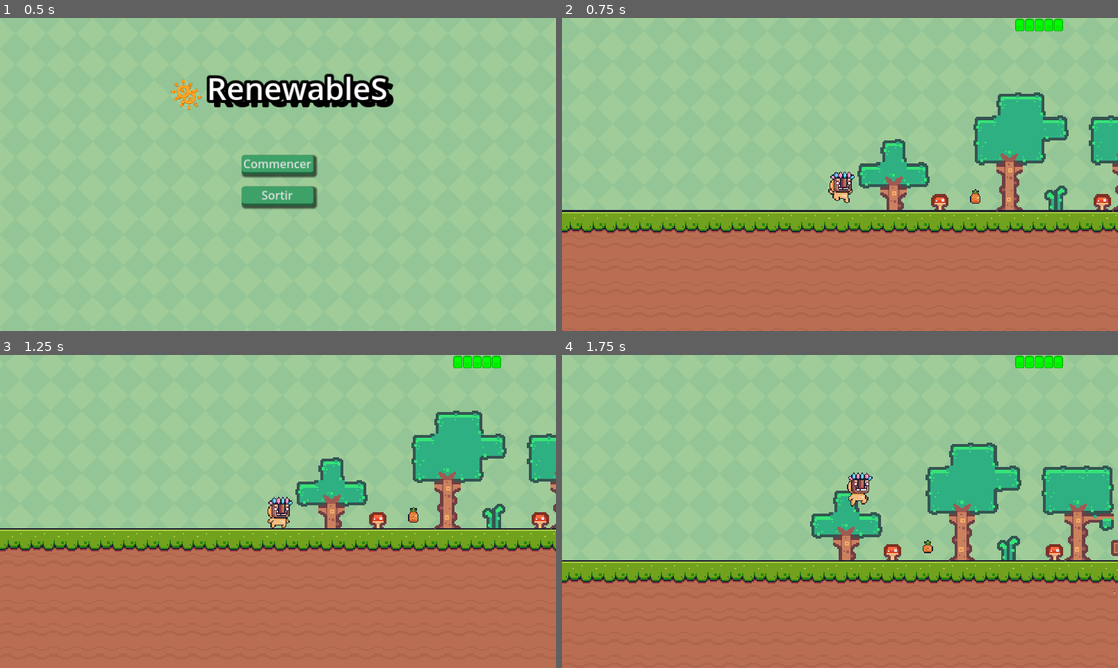
Above: before the commit, frames 1-4 (two rows, left to right).
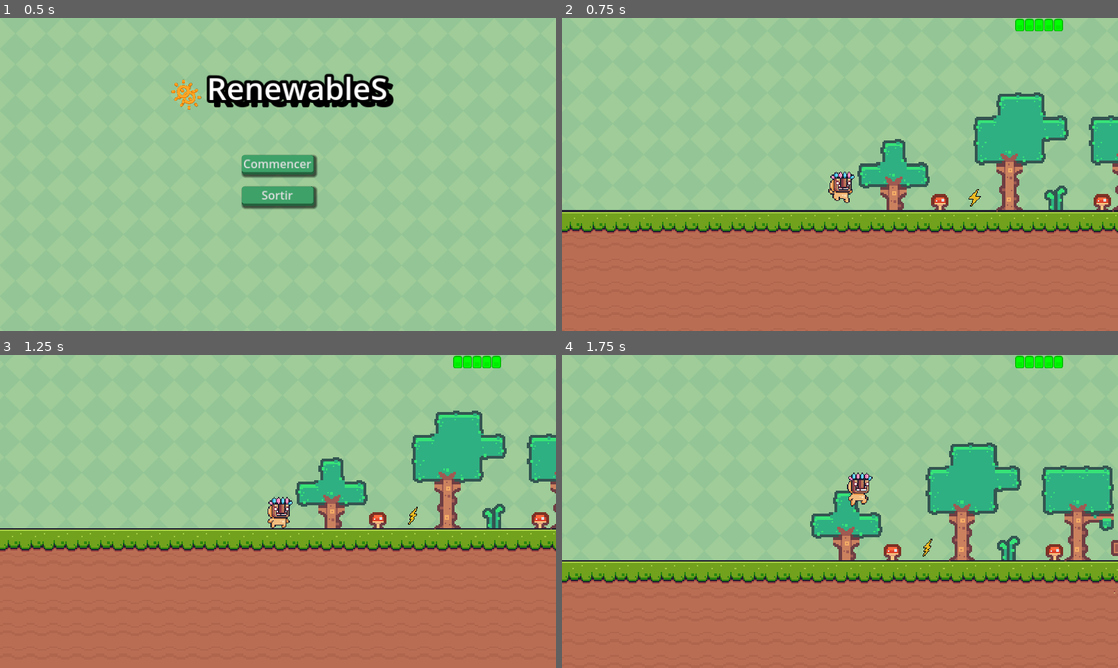
Above: after the commit, the same moments.

Repository: Intersmester-game-dev-imt/Renewables
Game: Godot game, scene res://scenes/menu.tscn
Same seed, same stepped clock (60 frames per second), same inputs: the game is played once before the commit and once after it.
Inputs:
- Up to frame 1 (0.5 s): no input
- Up to frame 2 (0.75 s): click "Commencer" at 0.5 s
- Up to frame 3 (1.25 s): no input
- Up to frame 4 (1.75 s): hold Right (right) from 1.28 s (still down); tap E (interact) at 1.35 s; tap Up (jump) at 1.52 s

Frame 1 is identical in both runs. In frame 2, less than 0.1% of the frame differs, in the area x 73-76%, y 54-61%; in frame 3, less than 0.1%, in the area x 73-76%, y 48-55%; in frame 4, less than 0.1%.

Commit message:
Add of animated lightning

Diff:
--- a/scenes/collectible.tscn
+++ b/scenes/collectible.tscn
@@ -1,129 +1,41 @@
-[gd_scene load_steps=22 format=3 uid="uid://dwv6ixhh0bj74"]
+[gd_scene load_steps=6 format=3 uid="uid://dwv6ixhh0bj74"]
 
-[ext_resource type="Texture2D" uid="uid://c7a7f31hcovke" path="res://assets/collectibles/Pineapple.png" id="1_6qs1h"]
 [ext_resource type="Script" path="res://scripts/collectible.gd" id="1_v5ha1"]
-
-[sub_resource type="AtlasTexture" id="AtlasTexture_okf5d"]
-atlas = ExtResource("1_6qs1h")
-region = Rect2(0, 0, 32, 32)
-
-[sub_resource type="AtlasTexture" id="AtlasTexture_w6gcx"]
-atlas = ExtResource("1_6qs1h")
-region = Rect2(32, 0, 32, 32)
-
-[sub_resource type="AtlasTexture" id="AtlasTexture_axtif"]
-atlas = ExtResource("1_6qs1h")
-region = Rect2(64, 0, 32, 32)
-
-[sub_resource type="AtlasTexture" id="AtlasTexture_njgsw"]
-atlas = ExtResource("1_6qs1h")
-region = Rect2(96, 0, 32, 32)
-
-[sub_resource type="AtlasTexture" id="AtlasTexture_6ca0h"]
-atlas = ExtResource("1_6qs1h")
-region = Rect2(128, 0, 32, 32)
-
-[sub_resource type="AtlasTexture" id="AtlasTexture_xfoco"]
-atlas = ExtResource("1_6qs1h")
-region = Rect2(160, 0, 32, 32)
-
-[sub_resource type="AtlasTexture" id="AtlasTexture_42q6h"]
-atlas = ExtResource("1_6qs1h")
-region = Rect2(192, 0, 32, 32)
-
-[sub_resource type="AtlasTexture" id="AtlasTexture_ghycc"]
-atlas = ExtResource("1_6qs1h")
-region = Rect2(224, 0, 32, 32)
-
-[sub_resource type="AtlasTexture" id="AtlasTexture_giw66"]
-atlas = ExtResource("1_6qs1h")
-region = Rect2(256, 0, 32, 32)
-
-[sub_resource type="AtlasTexture" id="AtlasTexture_xur4j"]
-atlas = ExtResource("1_6qs1h")
-region = Rect2(288, 0, 32, 32)
-
-[sub_resource type="AtlasTexture" id="AtlasTexture_vql0h"]
-atlas = ExtResource("1_6qs1h")
-region = Rect2(320, 0, 32, 32)
-
-[sub_resource type="AtlasTexture" id="AtlasTexture_lhqk6"]
-atlas = ExtResource("1_6qs1h")
-region = Rect2(352, 0, 32, 32)
-
-[sub_resource type="AtlasTexture" id="AtlasTexture_fuf0h"]
-atlas = ExtResource("1_6qs1h")
-region = Rect2(384, 0, 32, 32)
-
-[sub_resource type="AtlasTexture" id="AtlasTexture_cy8vq"]
-atlas = ExtResource("1_6qs1h")
-region = Rect2(416, 0, 32, 32)
-
-[sub_resource type="AtlasTexture" id="AtlasTexture_fimf6"]
-atlas = ExtResource("1_6qs1h")
-region = Rect2(448, 0, 32, 32)
-
-[sub_resource type="AtlasTexture" id="AtlasTexture_g3677"]
-atlas = ExtResource("1_6qs1h")
-region = Rect2(480, 0, 32, 32)
-
-[sub_resource type="AtlasTexture" id="AtlasTexture_awuna"]
-atlas = ExtResource("1_6qs1h")
-region = Rect2(512, 0, 32, 32)
+[ext_resource type="Texture2D" uid="uid://cdfnatwwun3gk" path="res://assets/collectibles/2.png" id="3_u3yeh"]
+[ext_resource type="Texture2D" uid="uid://bo4hkslabb4s5" path="res://assets/collectibles/4.png" id="5_lwm5h"]
 
 [sub_resource type="SpriteFrames" id="SpriteFrames_6nnxx"]
 animations = [{
 "frames": [{
 "duration": 1.0,
-"texture": SubResource("AtlasTexture_okf5d")
+"texture": ExtResource("3_u3yeh")
 }, {
 "duration": 1.0,
-"texture": SubResource("AtlasTexture_w6gcx")
+"texture": ExtResource("5_lwm5h")
 }, {
 "duration": 1.0,
-"texture": SubResource("AtlasTexture_axtif")
+"texture": ExtResource("3_u3yeh")
+}, {
+"duration": 2.0,
+"texture": ExtResource("5_lwm5h")
 }, {
 "duration": 1.0,
-"texture": SubResource("AtlasTexture_njgsw")
+"texture": ExtResource("3_u3yeh")
 }, {
 "duration": 1.0,
-"texture": SubResource("AtlasTexture_6ca0h")
+"texture": ExtResource("5_lwm5h")
 }, {
 "duration": 1.0,
-"texture": SubResource("AtlasTexture_xfoco")
+"texture": ExtResource("3_u3yeh")
 }, {
 "duration": 1.0,
-"texture": SubResource("AtlasTexture_42q6h")
+"texture": ExtResource("5_lwm5h")
 }, {
 "duration": 1.0,
-"texture": SubResource("AtlasTexture_ghycc")
+"texture": ExtResource("3_u3yeh")
 }, {
 "duration": 1.0,
-"texture": SubResource("AtlasTexture_giw66")
-}, {
-"duration": 1.0,
-"texture": SubResource("AtlasTexture_xur4j")
-}, {
-"duration": 1.0,
-"texture": SubResource("AtlasTexture_vql0h")
-}, {
-"duration": 1.0,
-"texture": SubResource("AtlasTexture_lhqk6")
-}, {
-"duration": 1.0,
-"texture": SubResource("AtlasTexture_fuf0h")
-}, {
-"duration": 1.0,
-"texture": SubResource("AtlasTexture_cy8vq")
-}, {
-"duration": 1.0,
-"texture": SubResource("AtlasTexture_fimf6")
-}, {
-"duration": 1.0,
-"texture": SubResource("AtlasTexture_g3677")
-}, {
-"duration": 1.0,
-"texture": SubResource("AtlasTexture_awuna")
+"texture": ExtResource("5_lwm5h")
 }],
 "loop": true,
 "name": &"idle",
@@ -139,16 +51,15 @@
 
 [node name="AnimatedSprite2D" type="AnimatedSprite2D" parent="."]
 texture_filter = 1
-position = Vector2(12, 12)
-scale = Vector2(1.75, 1.75)
+position = Vector2(11, 16)
+scale = Vector2(0.186275, 0.186083)
 sprite_frames = SubResource("SpriteFrames_6nnxx")
 animation = &"idle"
 autoplay = "idle"
-frame = 2
 frame_progress = 0.874575
 
 [node name="CollisionShape2D" type="CollisionShape2D" parent="."]
-position = Vector2(12, 16)
+position = Vector2(11, 15)
 shape = SubResource("CapsuleShape2D_s75dk")
 
 [connection signal="body_entered" from="." to="." method="_on_body_entered"]
--- a/scripts/main_character.gd
+++ b/scripts/main_character.gd
@@ -3,7 +3,7 @@
 const SPEED = 300.0
 const FIRST_JUMP_VELOCITY = -770.0
 const SECOND_JUMP_VELOCITY = -650.0
-const MAX_JUMPS = 2
+const MAX_JUMPS = 50
 var jump_count = 0
 
 @onready var sprite_2d = $Sprite2D
Binary file added: assets/collectibles/1.png
Not shown, added: assets/collectibles/1.png.import
Binary file added: assets/collectibles/2.png
Not shown, added: assets/collectibles/2.png.import
Binary file added: assets/collectibles/3.png
Not shown, added: assets/collectibles/3.png.import
Binary file added: assets/collectibles/4.png
Not shown, added: assets/collectibles/4.png.import
Binary file added: assets/collectibles/Animated-Lightning.png
Not shown, added: assets/collectibles/Animated-Lightning.png.import
